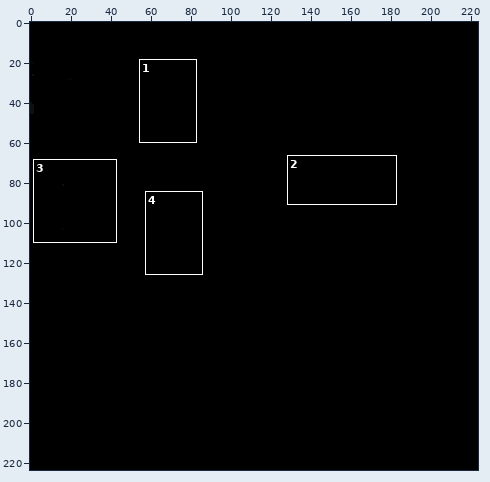
Two versions of one sprite sheet, generator/generatorpgzvs2010/gfx/load_menu.png. The first picture is a wide view before the edit; the outline marks the close-up.
Close-up. First the earlier version:
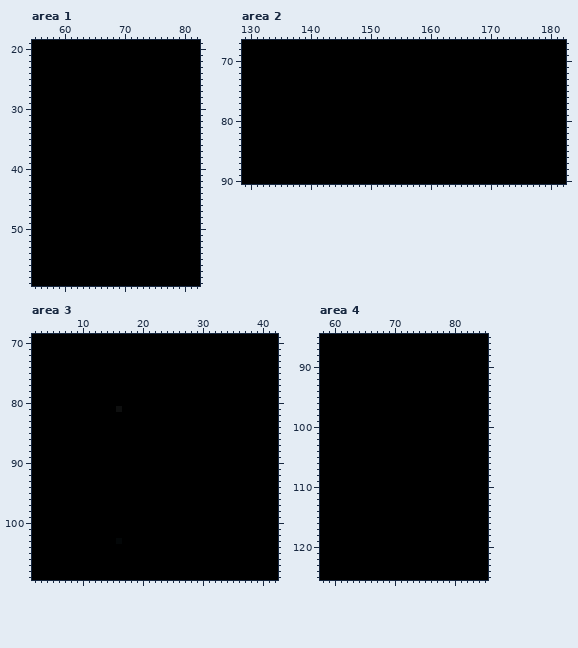
The file is 224x224 pixels. Colours within 5 levels of each other are drawn and written as one. Shown: area 1: x 55..82, y 19..59; area 2: x 129..182, y 67..90; area 3: x 2..42, y 69..109; area 4: x 58..85, y 85..125. The commit also changed other parts of the picture, which this record leaves out.
New version:
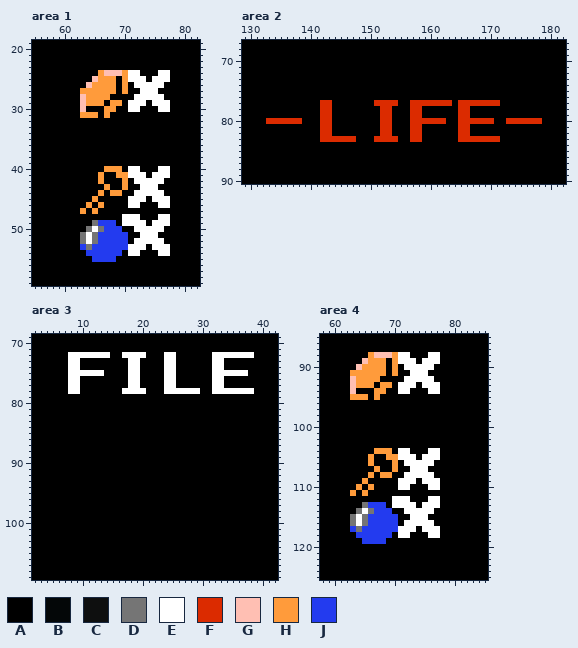
Palette (. is transparent): A #000000  B #040708  C #0e0f0f  D #757575  E #ffffff  F #db2b00  G #ffbfb3  H #ff9b3b  J #233bef
Diff:
Changed rows in their new state; - is an unchanged pixel.
Area 1:
first column x 63:
24 ---HGGGHEE---EE
25 --GHHH-HEEE-EEE
26 -GHHHH-H-EEEEE-
27 HHHHHH-H--EEE--
28 GHHHH----EEEEE-
29 GHHH-HH-EEE-EEE
30 G---HH--EE---EE
31 HHH-H----------
first column x 63:
40 ----HHH-EE---EE
41 ---H--HHEEE-EEE
42 ---H---H-EEEEE-
43 ----H--H--EEE--
44 ---H-HH--EEEEE-
45 --H-----EEE-EEE
46 -H-H----EE---EE
47 H-H------------
48 -------EEE---EE
49 --DJJJ-EEEE-EEE
50 -DEDJJJ--EEEEE-
51 DEDJJJJJ--EEE--
52 DEDJJJJJ-EEEEE-
53 JDJJJJJJEEE-EEE
54 -JJJJJJ-EE---EE
55 --JJJJ---------
Area 2:
first column x 133:
77 ---------FF-------FFFF--FFFFFFF-FFFFFFF-------
78 ---------FF--------FF---FF------FF------------
79 ---------FF--------FF---FF------FF------------
80 FFFFFF---FF--------FF---FFFFFF--FFFFFF--FFFFFF
81 ---------FF--------FF---FF------FF------------
82 ---------FF--------FF---FF------FF------------
83 ---------FFFFFF---FFFF--FF------FFFFFFF-------
Area 3:
first column x 8:
 72 EEEEEEE--EEEE---EE------EEEEEEE
 73 EE--------EE----EE------EE-----
 74 EE--------EE----EE------EE-----
 75 EEEEEE----EE----EE------EEEEEE-
 76 EE--------EE----EE------EE-----
 77 EE--------EE----EE------EE-----
 78 EE-------EEEE---EEEEEE--EEEEEEE
 81 --------A----------------------
first column x 16:
103 A
Area 4:
first column x 63:
 88 ---HGGGHEE---EE
 89 --GHHH-HEEE-EEE
 90 -GHHHH-H-EEEEE-
 91 HHHHHH-H--EEE--
 92 GHHHH----EEEEE-
 93 GHHH-HH-EEE-EEE
 94 G---HH--EE---EE
 95 HHH-H----------
first column x 63:
104 ----HHH-EE---EE
105 ---H--HHEEE-EEE
106 ---H---H-EEEEE-
107 ----H--H--EEE--
108 ---H-HH--EEEEE-
109 --H-----EEE-EEE
110 -H-H----EE---EE
111 H-H------------
112 -------EEE---EE
113 --DJJJ-EEEE-EEE
114 -DEDJJJ--EEEEE-
115 DEDJJJJJ--EEE--
116 DEDJJJJJ-EEEEE-
117 JDJJJJJJEEE-EEE
118 -JJJJJJ-EE---EE
119 --JJJJ---------
Where, in picture pixels (left, top, right, bottom), the same in both close-ups:
changed: (80, 70, 170, 118)
changed: (80, 166, 170, 262)
changed: (266, 100, 542, 142)
changed: (68, 352, 254, 412)
changed: (116, 538, 122, 544)
changed: (350, 352, 440, 400)
changed: (350, 448, 440, 544)
